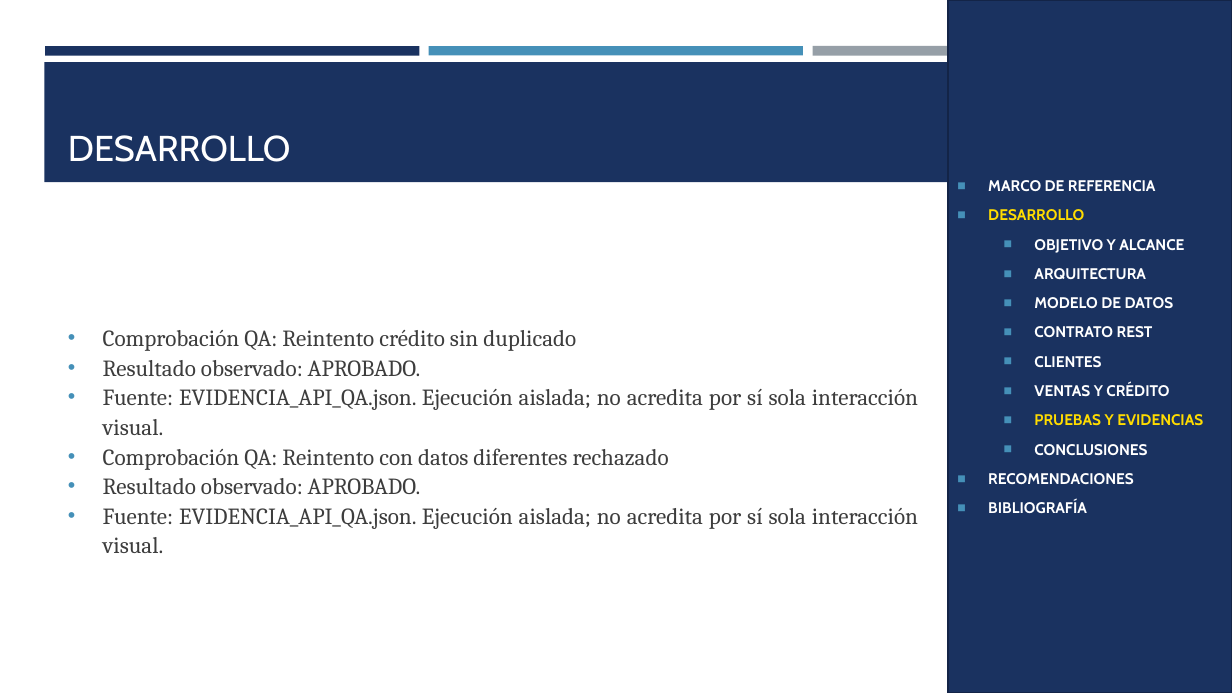
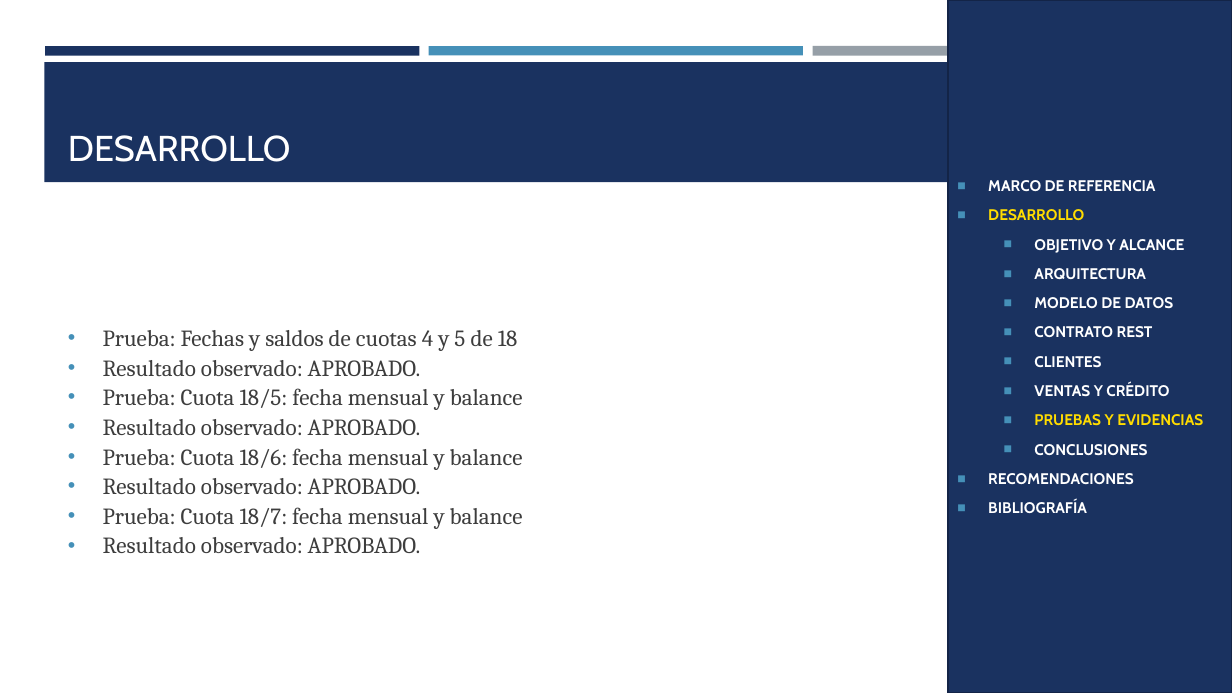
Before and after one commit to gamurigm/examen-arq-1, a slide deck: slide 41 of 05. DOCUMENTACION/02. PRESENTACION/PRESENTACION_CELULAR_BDDLOCAL_RESTFUL_DOTNET_GR09.pptx. Drawn at 1232x693 pixels with LibreOffice and Linux fonts; fonts in the diff are those of the drawing. Boxes give left, top, right and bottom in pixels: in the first picture for what was removed or moved away, otherwise in the second. Text is boxed around its words. In the diff, an @@ line names an element or a change of style, - is before the commit and + after.

```diff
--- a/05. DOCUMENTACION/02. PRESENTACION/PRESENTACION_CELULAR_BDDLOCAL_RESTFUL_DOTNET_GR09.pptx
+++ b/05. DOCUMENTACION/02. PRESENTACION/PRESENTACION_CELULAR_BDDLOCAL_RESTFUL_DOTNET_GR09.pptx
@@ text at (x1=103, y1=330, x2=518, y2=351): text changed @@
-• Comprobación QA: Reintento crédito sin duplicado
+• Prueba: Fechas y saldos de cuotas 4 y 5 de 18
@@ text at (x1=103, y1=388, x2=523, y2=410): text changed @@
-• Fuente: EVIDENCIA_API_QA.json. Ejecución aislada; no acredita por sí sola interacción visual.
-• Comprobación QA: Reintento con datos diferentes rechazado
+• Prueba: Cuota 18/5: fecha mensual y balance
@@ text at (x1=103, y1=448, x2=523, y2=553): text changed @@
-• Fuente: EVIDENCIA_API_QA.json. Ejecución aislada; no acredita por sí sola interacción visual.
+• Prueba: Cuota 18/6: fecha mensual y balance
+• Resultado observado: APROBADO.
+• Prueba: Cuota 18/7: fecha mensual y balance
+• Resultado observado: APROBADO.
```
Also in this commit, not shown: 39 other slides changed, 9 slides removed, 7 other files.
